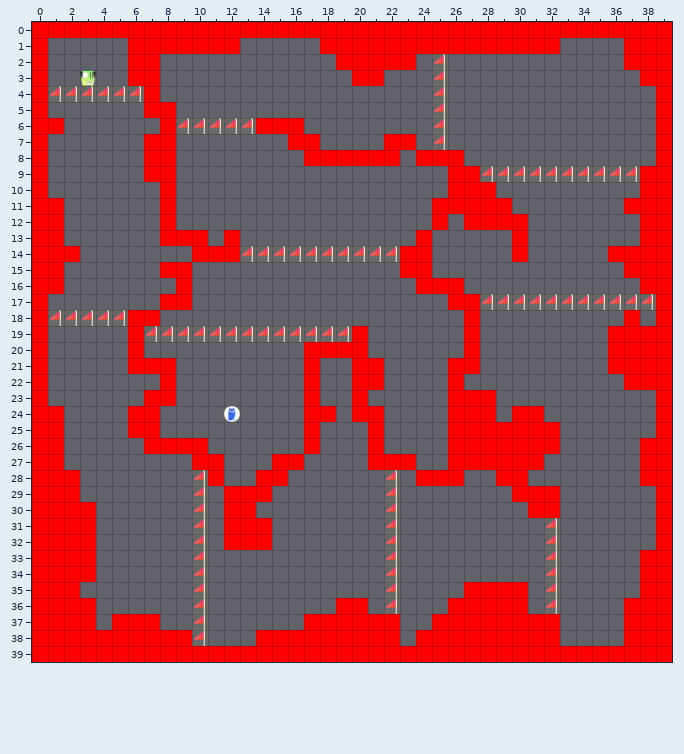
A Tiled map (JSON) gets an edit: src/map/level_7.tmj. This is how it looked before the edit.
Cells are 64x64 px. Shown: x 0..39, y 0..39.
After the commit:
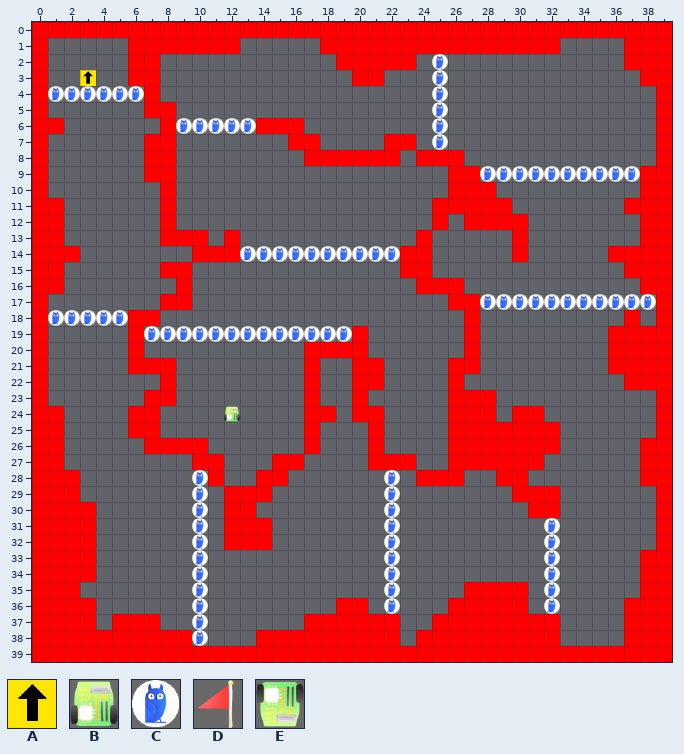
Key: from "tile": A 1, B 5, C 6, D 7, E 11.
_ is an empty cell, . an unchanged one.
Changes in this commit:
--- layer "Tile Layer 1"
@@ x 1..25 @@
- 2 ........................D
- 3 ..E.....................D
- 4 DDDDDD..................D
- 5 ........................D
- 6 ........DDDDD...........D
- 7 ........................D
+ 2 ........................C
+ 3 ..A.....................C
+ 4 CCCCCC..................C
+ 5 ........................C
+ 6 ........CCCCC...........C
+ 7 ........................C
@@ x 28..37 @@
- 9 DDDDDDDDDD
+ 9 CCCCCCCCCC
@@ x 13..22 @@
-14 DDDDDDDDDD
+14 CCCCCCCCCC
@@ x 1..38 @@
-17 ...........................DDDDDDDDDDD
-18 DDDDD.................................
-19 ......DDDDDDDDDDDDD...................
+17 ...........................CCCCCCCCCCC
+18 CCCCC.................................
+19 ......CCCCCCCCCCCCC...................
@@ x 12..12 @@
-24 C
+24 B
@@ x 10..32 @@
-28 D...........D..........
-29 D...........D..........
-30 D...........D..........
-31 D...........D.........D
-32 D...........D.........D
-33 D...........D.........D
-34 D...........D.........D
-35 D...........D.........D
-36 D...........D.........D
-37 D......................
-38 D......................
+28 C...........C..........
+29 C...........C..........
+30 C...........C..........
+31 C...........C.........C
+32 C...........C.........C
+33 C...........C.........C
+34 C...........C.........C
+35 C...........C.........C
+36 C...........C.........C
+37 C......................
+38 C......................
